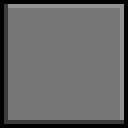
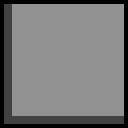
Before/after of a w=128, h=128 layered artwork. What changed in the layer stack:
renamed "Bevel" to "Shadow", opacity 100% → 75%, painted on it over box(4, 4, 124, 124)
painted on "Background" over box(4, 4, 124, 124)
